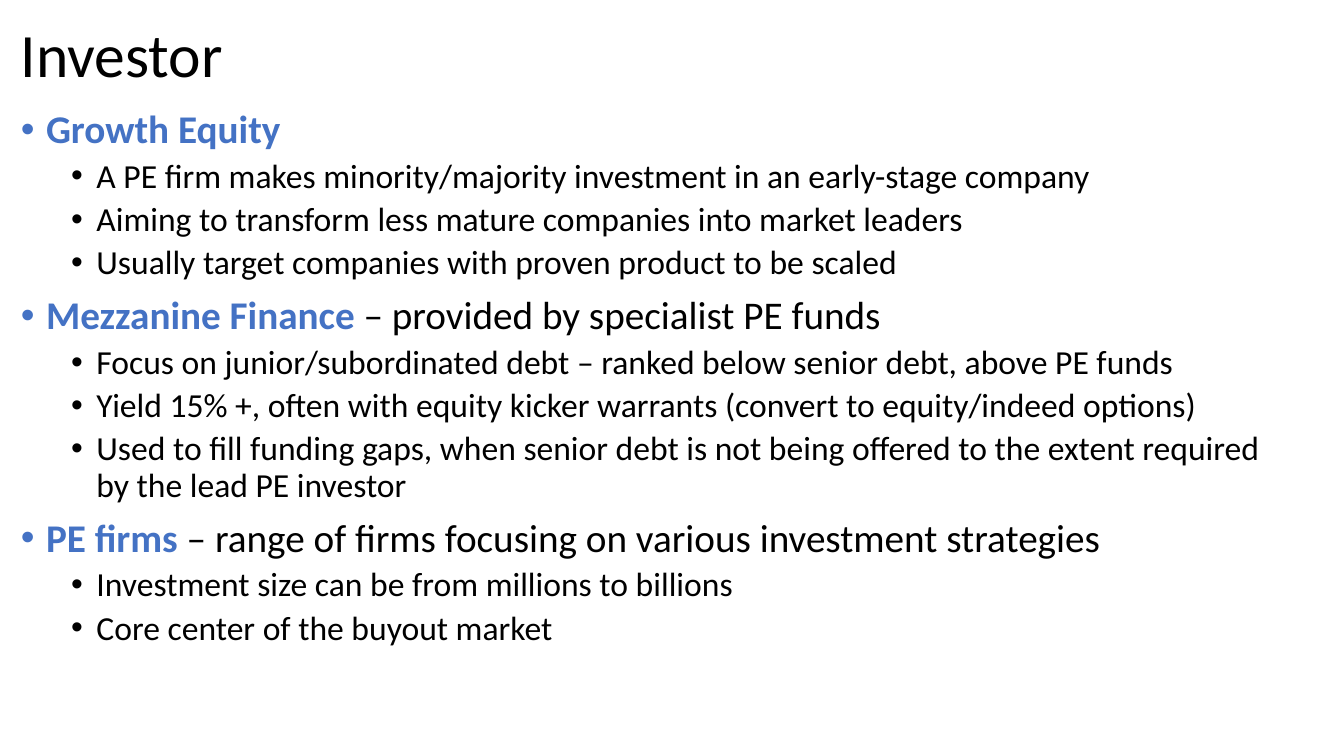
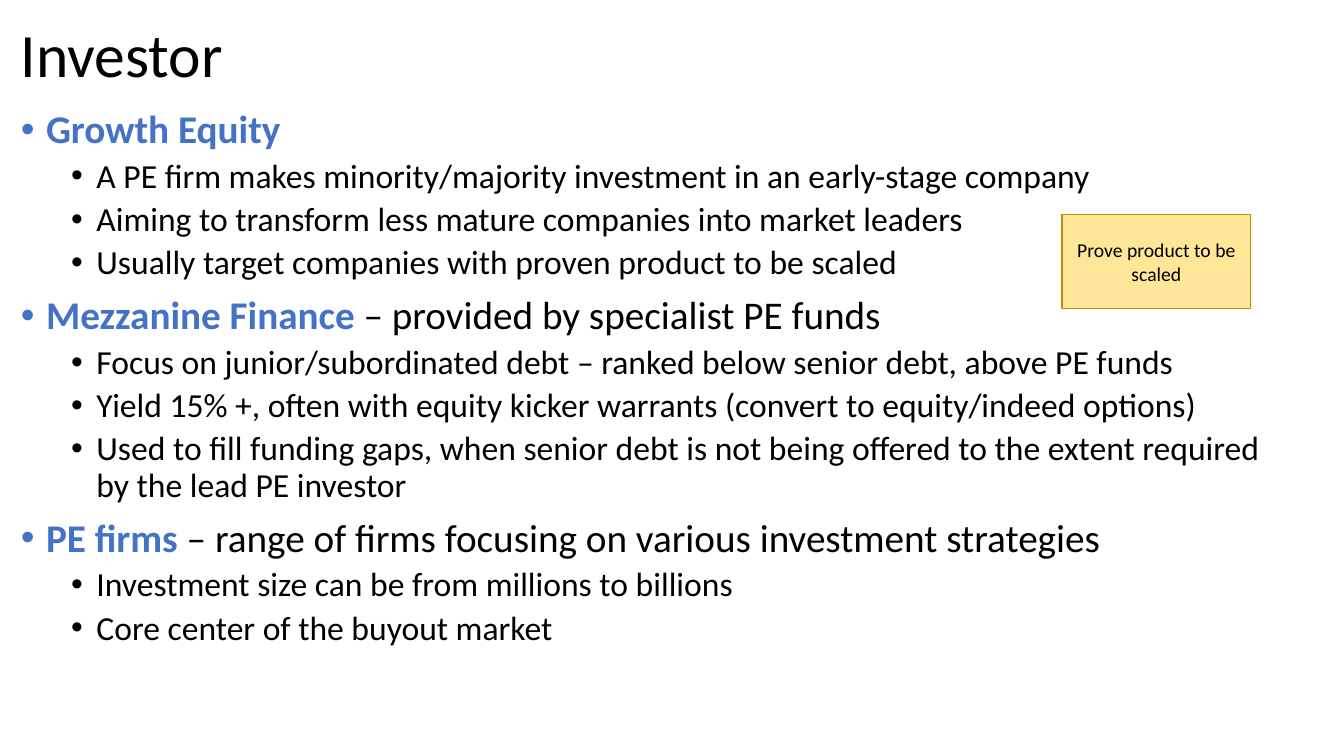
Before and after one commit to gowestyang/finance, a slide deck: slide 12 of (2021 John) Private Equity Finance/Presentation1.pptx (slide 16 before the commit). Drawn at 1344x756 pixels with LibreOffice and Linux fonts; fonts in the diff are those of the drawing. Boxes give left, top, right and bottom in pixels: in the first picture for what was removed or moved away, otherwise in the second. Text is boxed around its words. In the diff, an @@ line names an element or a change of style, - is before the commit and + after.

```diff
--- a/(2021 John) Private Equity Finance/Presentation1.pptx
+++ b/(2021 John) Private Equity Finance/Presentation1.pptx
@@ rectangle added at <box>1063,215,1251,309</box>, fill #FFE699, outline #BD8E00 1 pt, 14 pt, text #000000 @@
+Prove product to be scaled
```
Also in this commit, not shown: 9 other slides changed, 2 slides added.
